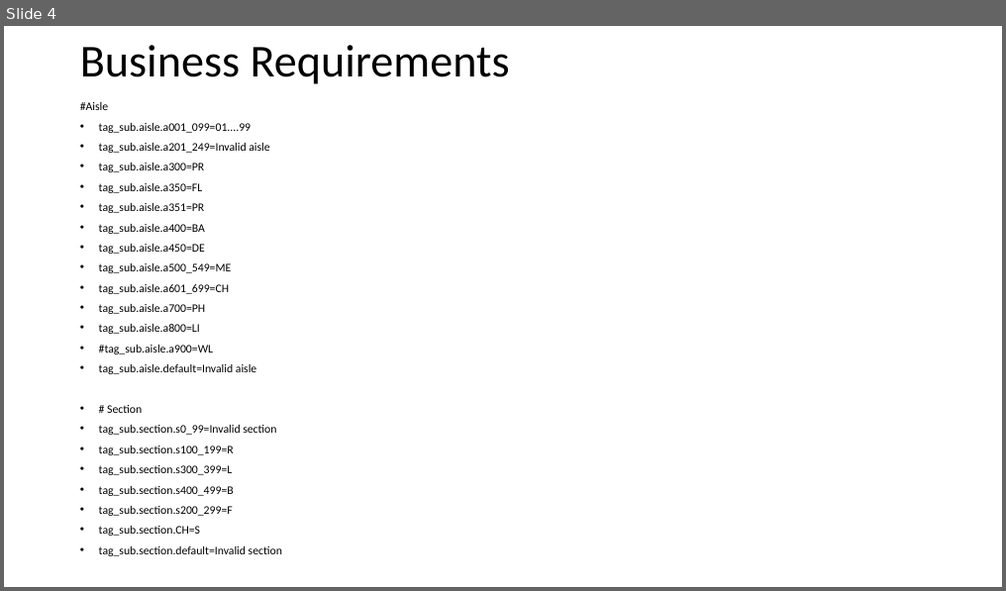
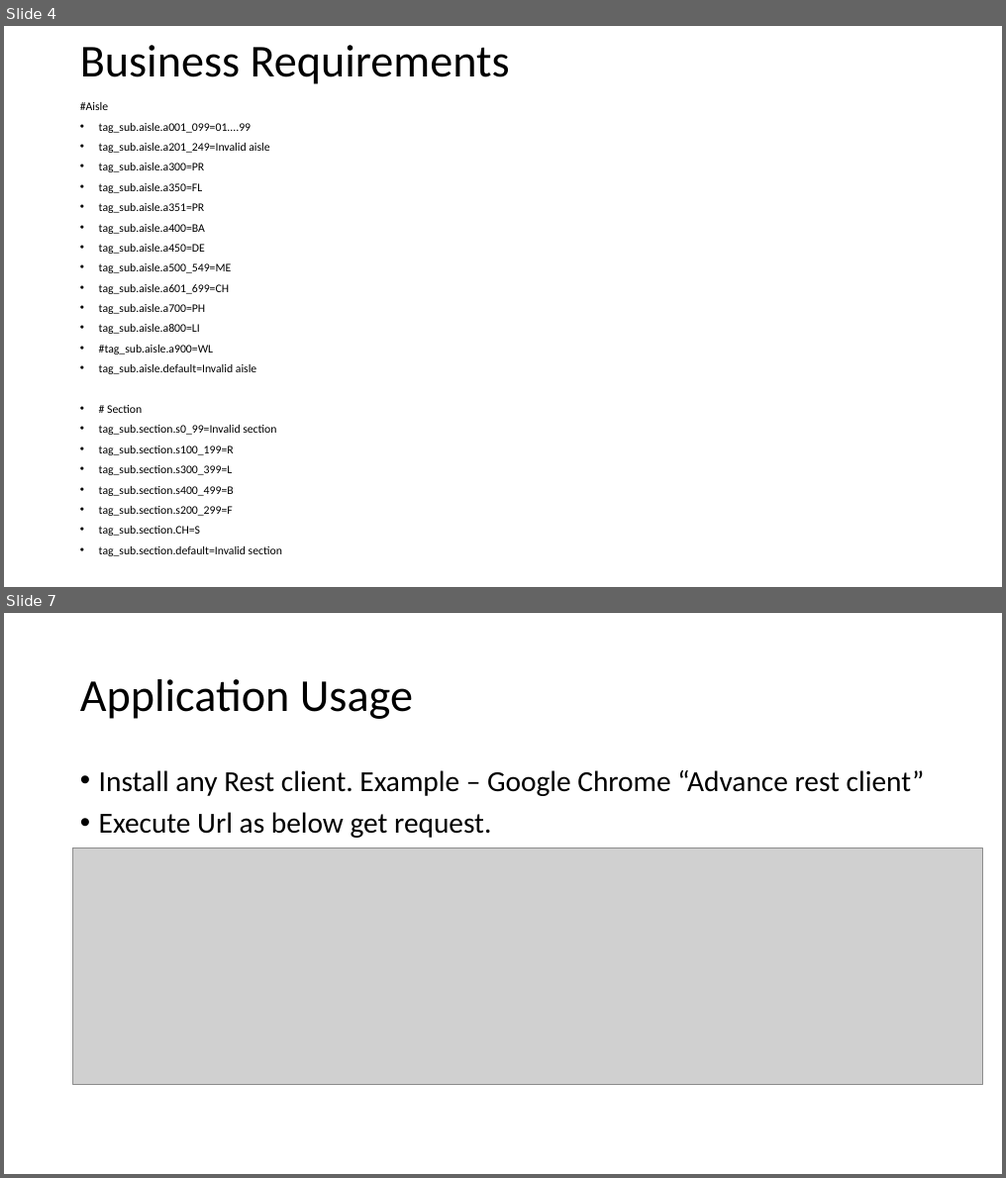
Before and after one commit to ebhun00/item-tag-subscription, a slide deck: data/tag/Tag-subscription-Presentation.pptx. Shown one above the other, each under a label of ours: slide 4 before the commit, slides 4 and 7 after it; the slides between them are not shown. The pictures are 1006x591 and 1006x1178 pixels, drawn with LibreOffice and Linux fonts; fonts in the diff are those of the drawing; grey boxes stand for pictures. Boxes give left, top, right and bottom in pixels: in the first picture for what was removed or moved away, otherwise in the second. Text is boxed around its words. In the diff, an @@ line names an element or a change of style, - is before the commit and + after.

Commit message:
renamed the application

```diff
--- a/data/tag/Tag-subscription-Presentation.pptx
+++ b/data/tag/Tag-subscription-Presentation.pptx
@@ slide 7 added at (4, 613, 1002, 1174), background #FFFFFF @@
@@ title added at (80, 679, 413, 719), 44 pt, text #000000 @@
+Application Usage
@@ text added at (99, 770, 925, 838), 28 pt, text #000000 @@
+• Install any Rest client. Example – Google Chrome “Advance rest client”
+• Execute Url as below get request.
@@ picture added at (73, 848, 983, 1084) @@
```
Also in this commit, not shown: 2 slides changed, 1 other slide added, 18 other files.
